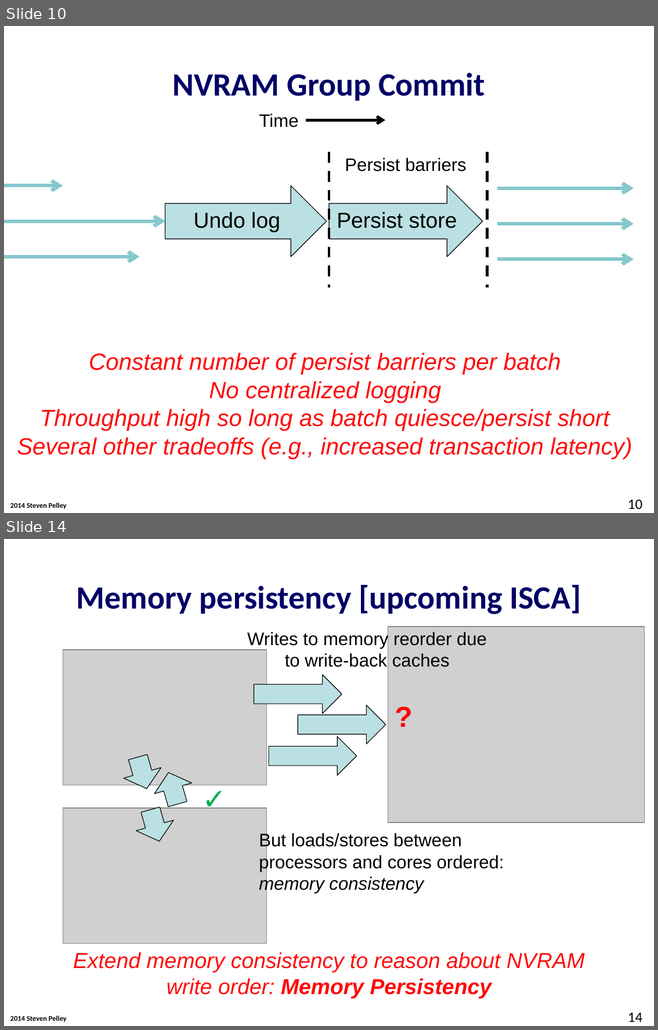
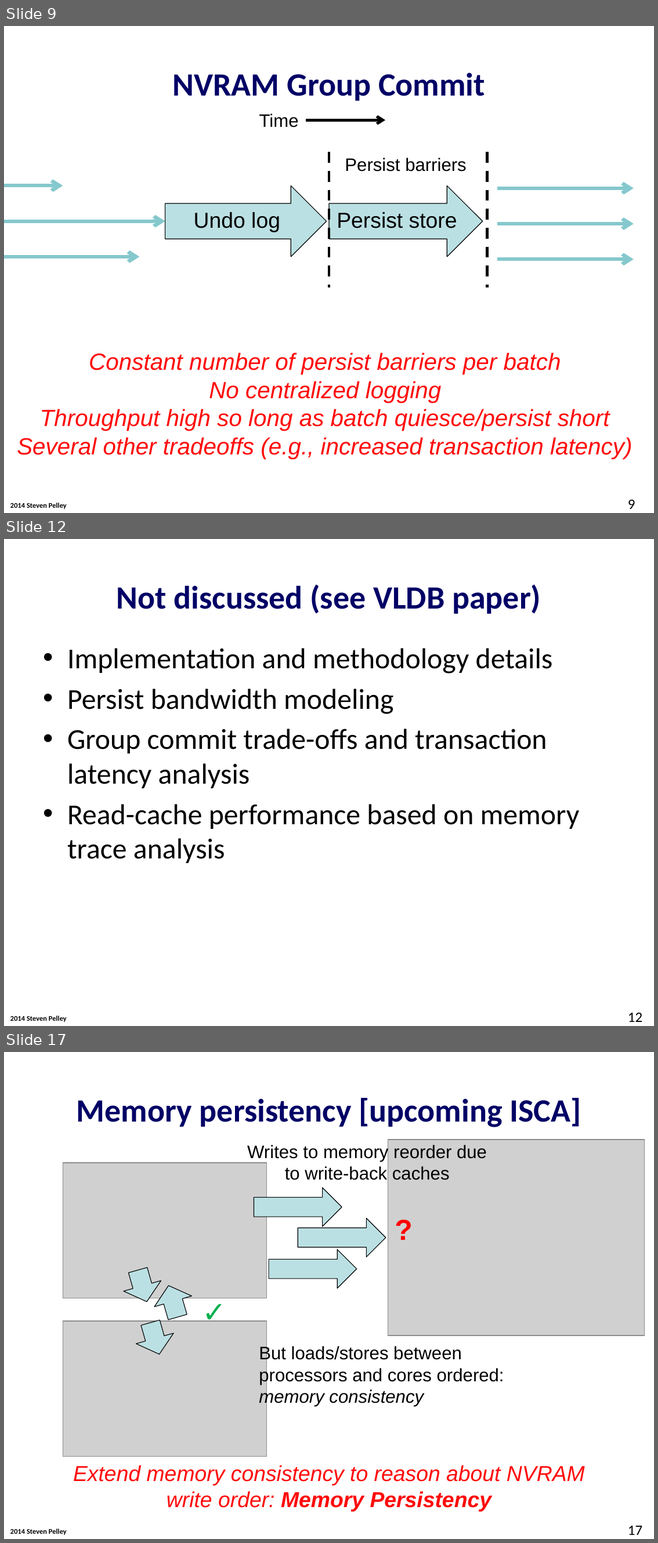
Before and after one commit to Abulila/dissertation, a slide deck: proposal/NVMW.pptx. Shown one above the other, each under a label of ours: slides 10 and 14 before the commit, slides 9, 12 and 17 after it; the slides between them are not shown. The pictures are 658x1030 and 658x1543 pixels, drawn with LibreOffice and Linux fonts; fonts in the diff are those of the drawing; grey boxes stand for pictures; background and template pictures are left out. Boxes give left, top, right and bottom in pixels: in the first picture for what was removed or moved away, otherwise in the second. Text is boxed around its words. In the diff, an @@ line names an element or a change of style, - is before the commit and + after.

```diff
--- a/proposal/NVMW.pptx
+++ b/proposal/NVMW.pptx
@@ slide 12 added at <box>4,539,654,1026</box>, background #FFFFFF; not listed: 1 template element that a slide beside it also shows @@
@@ title added at <box>117,584,540,614</box>, 36 pt, text #000066, bold @@
+Not discussed (see VLDB paper)
@@ text added at <box>67,648,579,863</box>, 32 pt, text #000000 @@
+• Implementation and methodology details
+• Persist bandwidth modeling
+• Group commit trade-offs and transaction latency analysis
+• Read-cache performance based on memory trace analysis
@@ page number added at <box>628,1013,642,1022</box>, 16 pt, text #000000 @@
+12
@@ what was slide 10 is now slide 9 @@
@@ page number at <box>628,500,635,509</box>: text changed @@
-10
+9
@@ what was slide 14 is now slide 17 @@
@@ page number at <box>628,1526,642,1535</box>: text changed @@
-14
+17
```
Also in this commit, not shown: 11 slides changed, 1 other slide added.
